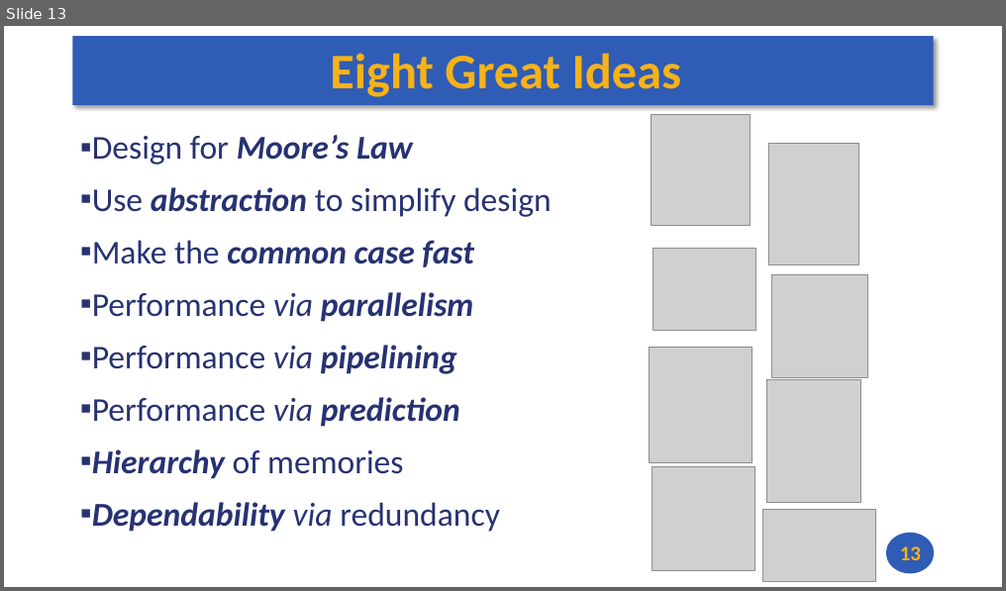
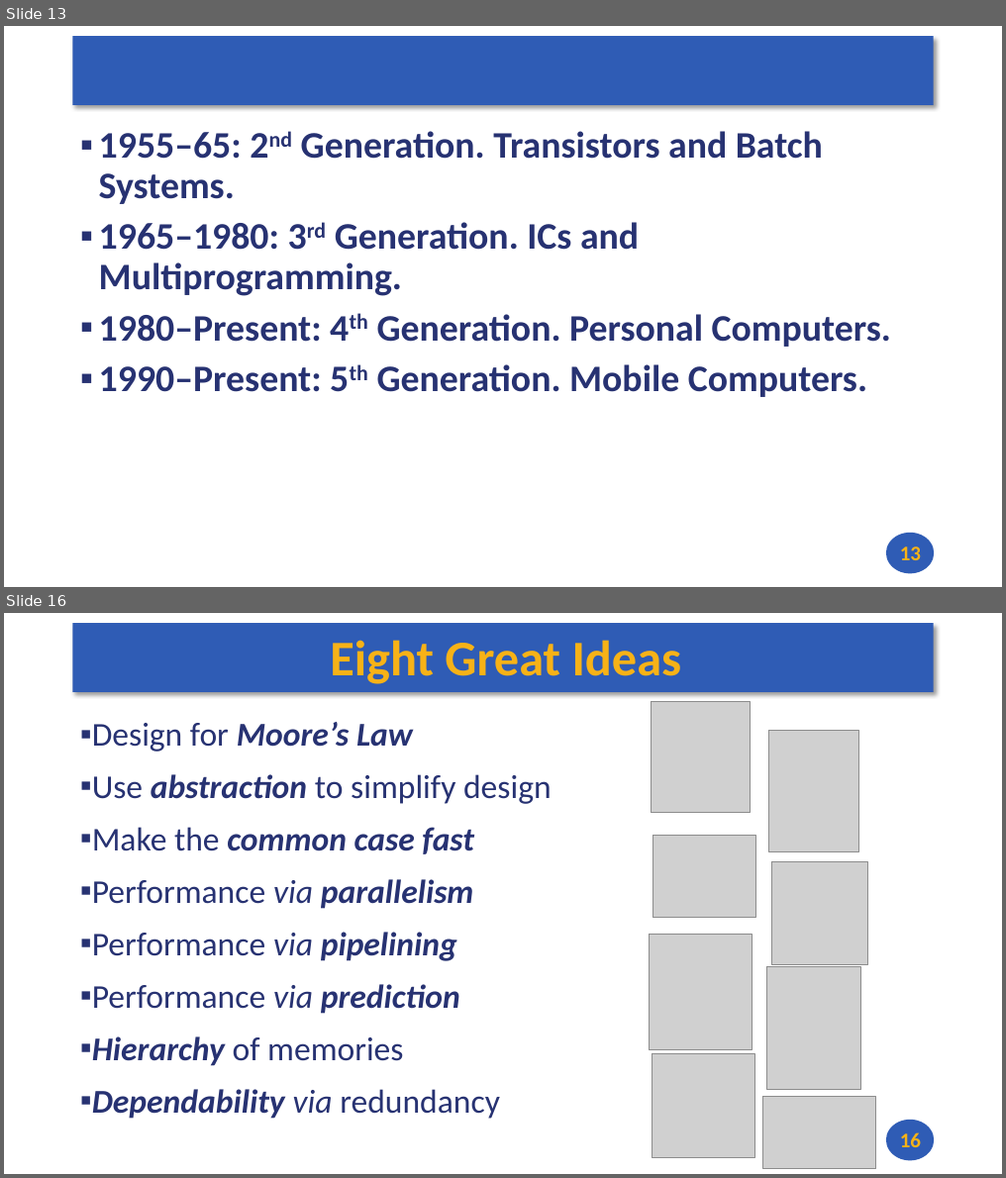
Before and after one commit to andrewt0301/hse-acos-course, a slide deck: docs/part1ca/01_Introduction/CA_Lecture_01.pptx. Shown one above the other, each under a label of ours: slide 13 before the commit, slides 13 and 16 after it; the slides between them are not shown. The pictures are 1006x591 and 1006x1178 pixels, drawn with LibreOffice and Linux fonts; fonts in the diff are those of the drawing; grey boxes stand for pictures. Boxes give left, top, right and bottom in pixels: in the first picture for what was removed or moved away, otherwise in the second. Text is boxed around its words. In the diff, an @@ line names an element or a change of style, - is before the commit and + after.

```diff
--- a/docs/part1ca/01_Introduction/CA_Lecture_01.pptx
+++ b/docs/part1ca/01_Introduction/CA_Lecture_01.pptx
@@ slide 13 added at [4, 26, 1002, 587], background #FFFFFF; not listed: 2 template elements that a slide beside it also shows @@
@@ text added at [99, 131, 891, 397], 36 pt, text #273272, bold @@
+▪ 1955–65: 2nd Generation. Transistors and Batch Systems.
+▪ 1965–1980: 3rd Generation. ICs and Multiprogramming.
+▪ 1980–Present: 4th Generation. Personal Computers.
+▪ 1990–Present: 5th Generation. Mobile Computers.
@@ page number added at [900, 547, 921, 561], 20 pt, text #F7B217, bold @@
+13
@@ what was slide 13 is now slide 16 @@
@@ page number at [900, 1133, 921, 1148]: text changed @@
-13
+16
```
Also in this commit, not shown: 1 slide changed, 4 other slides added, 2 slides removed, 1 other file.
